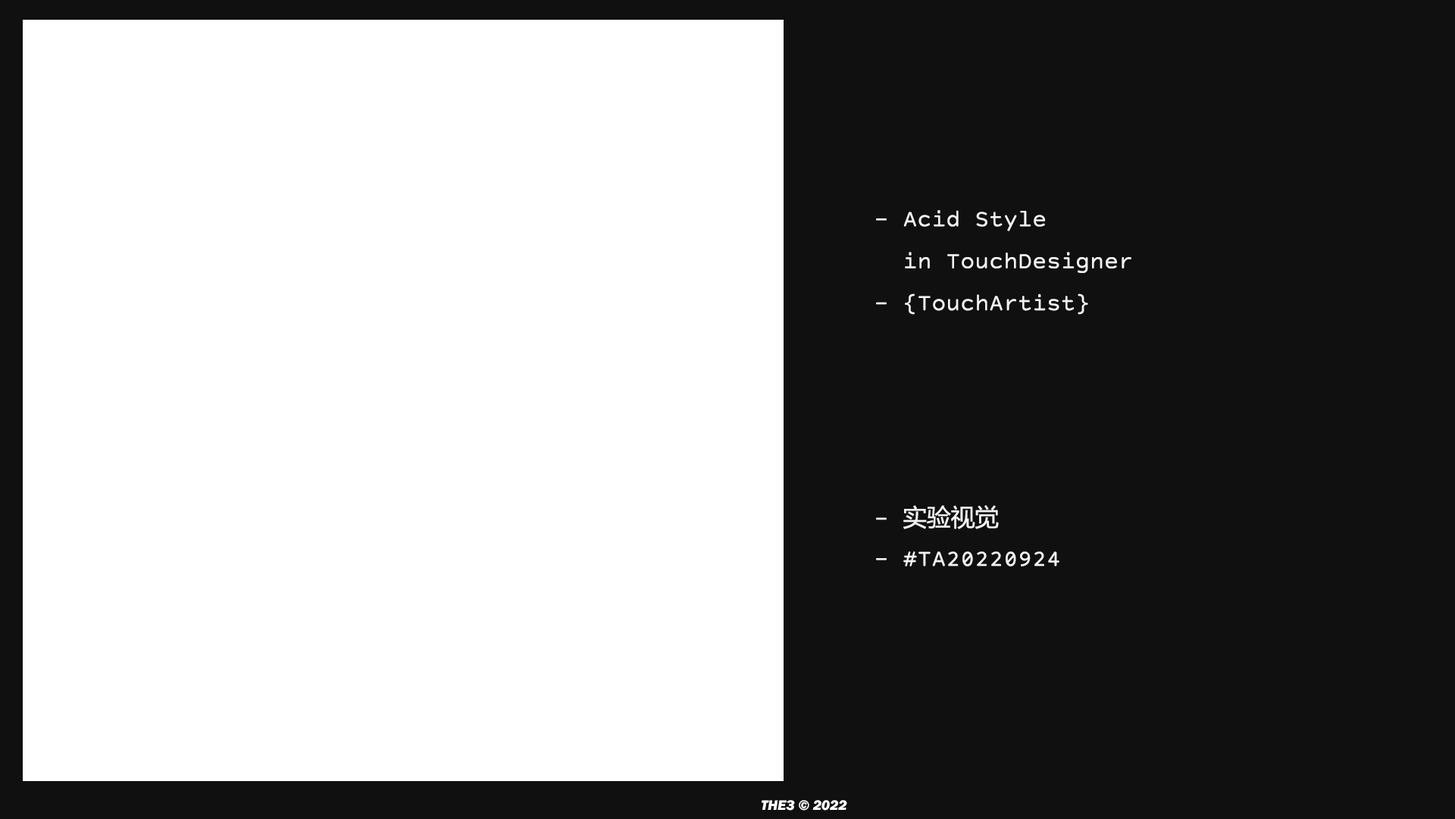
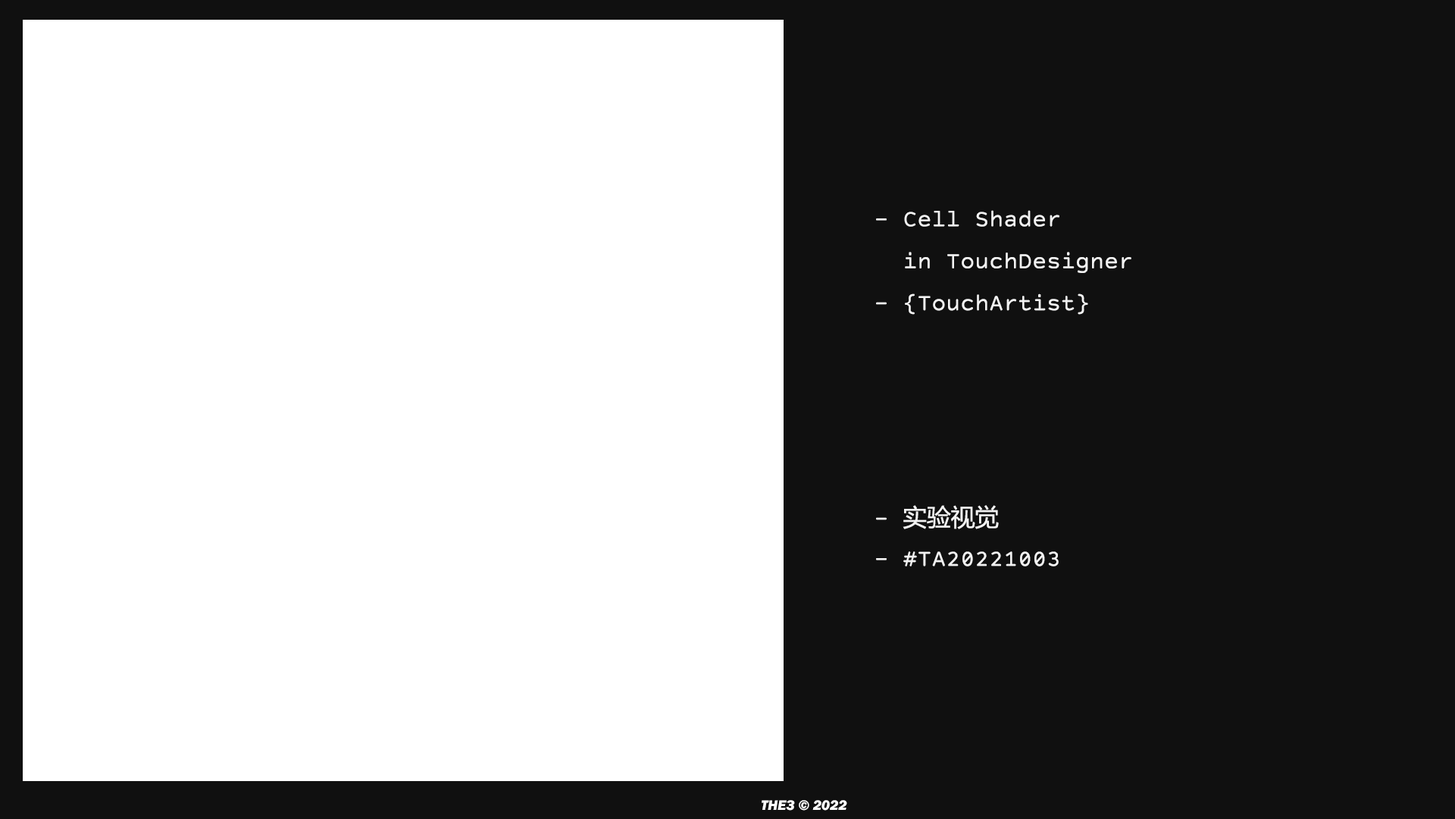
Layered file, before and after one edit (1455×819). Changes by layer:
renamed "- 实验视觉 - #TA20220924" to "- 实验视觉 - #TA20221003", painted on it over (1005, 551, 1060, 567)
renamed "- Acid Style in TouchDesigner - {TouchArtist}" to "- Cell Shader in TouchDesigner - {TouchArtist}", painted on it over (903, 209, 1060, 232)
